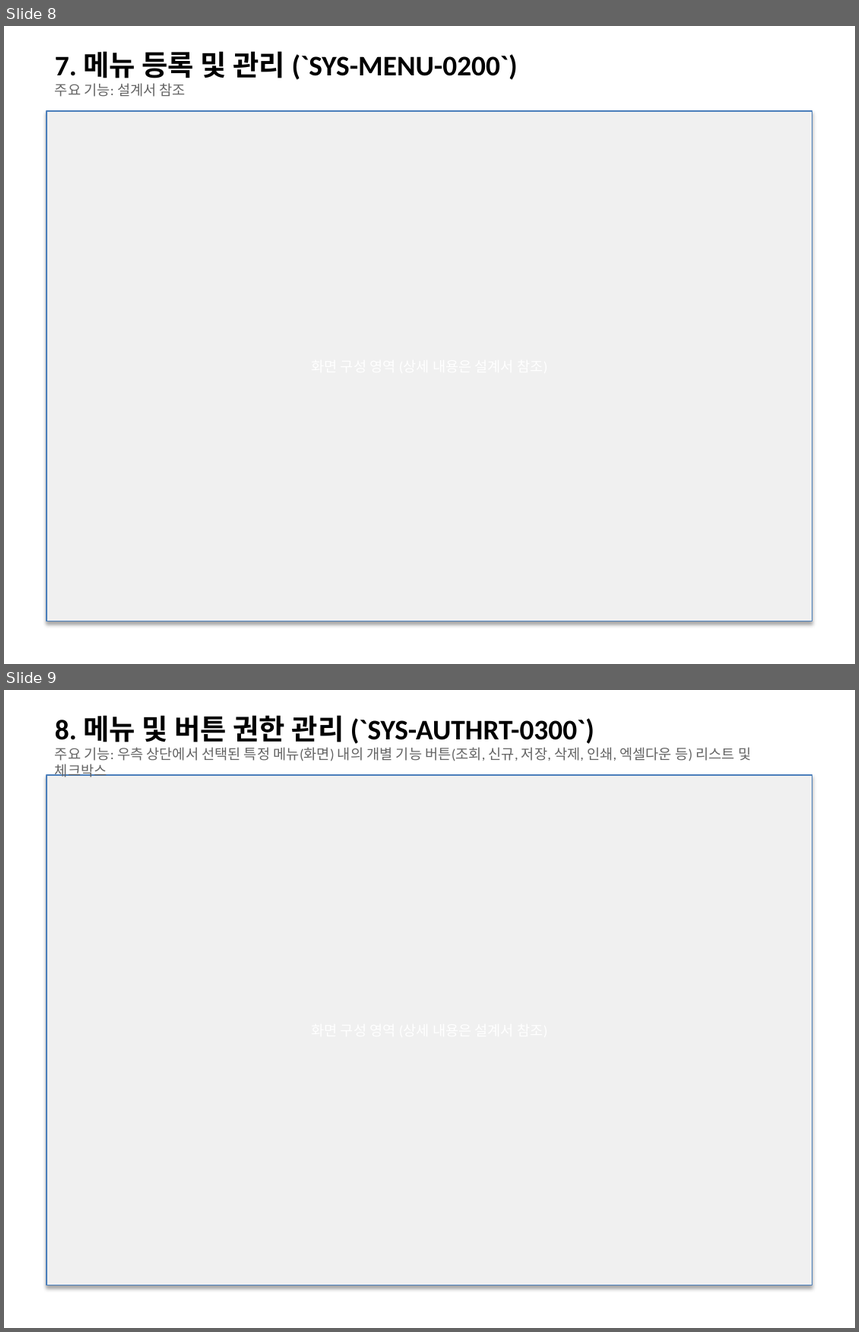
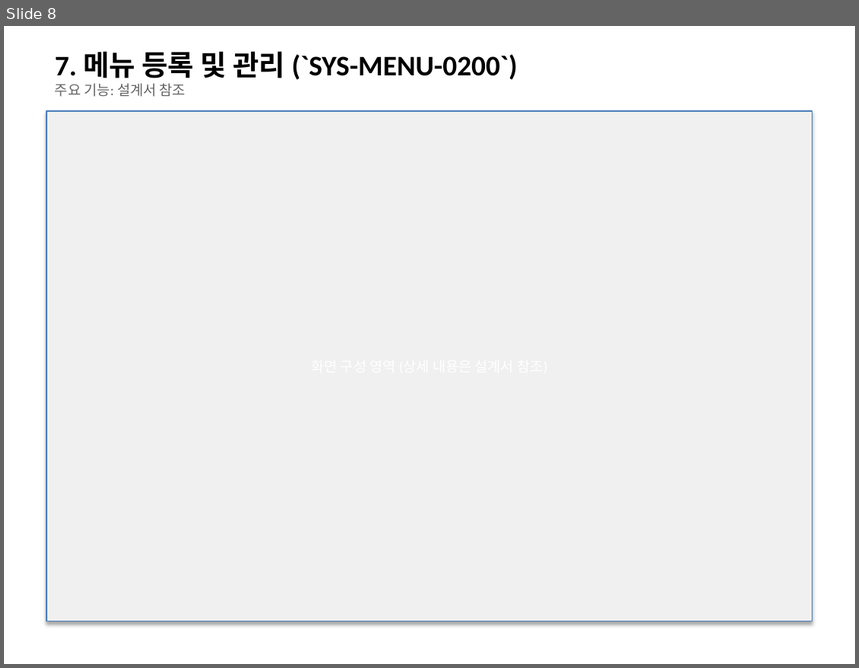
Before and after one commit to sooil-c/PSA-DOCS, a slide deck: 02_설계/화면정의서.pptx. Shown one above the other, each under a label of ours: slides 8 and 9 before the commit, slide 8 after it. The pictures are 859x1332 and 859x668 pixels, drawn with LibreOffice and Linux fonts; fonts in the diff are those of the drawing. Boxes give left, top, right and bottom in pixels: in the first picture for what was removed or moved away, otherwise in the second. Text is boxed around its words. In the diff, an @@ line names an element or a change of style, - is before the commit and + after.

```diff
--- a/02_설계/화면정의서.pptx
+++ b/02_설계/화면정의서.pptx
@@ slide 9 removed at (4, 690, 855, 1328), background #FFFFFF @@
@@ text removed at (55, 715, 595, 744) @@
-8. 메뉴 및 버튼 권한 관리 (`SYS-AUTHRT-0300`)
@@ text removed at (55, 747, 751, 777) @@
-주요 기능: 우측 상단에서 선택된 특정 메뉴(화면) 내의 개별 기능 버튼(조회, 신규, 저장, 삭제, 인쇄, 엑셀다운 등) 리스트 및 체크박스
@@ rectangle removed at (47, 775, 813, 1286) @@
```
Also in this commit, not shown: 5 slides changed, 3 slides added, 2 other slides removed, 2 other files.
